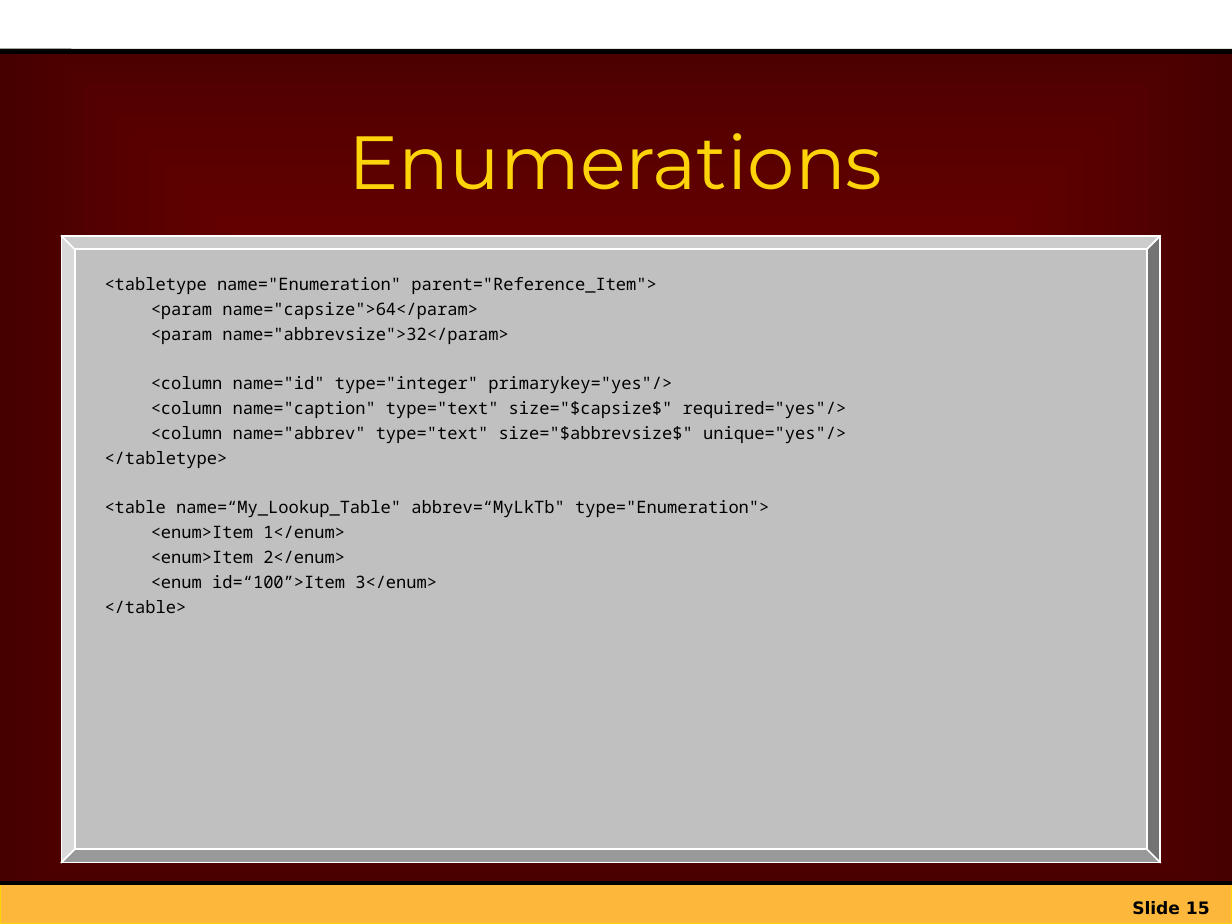
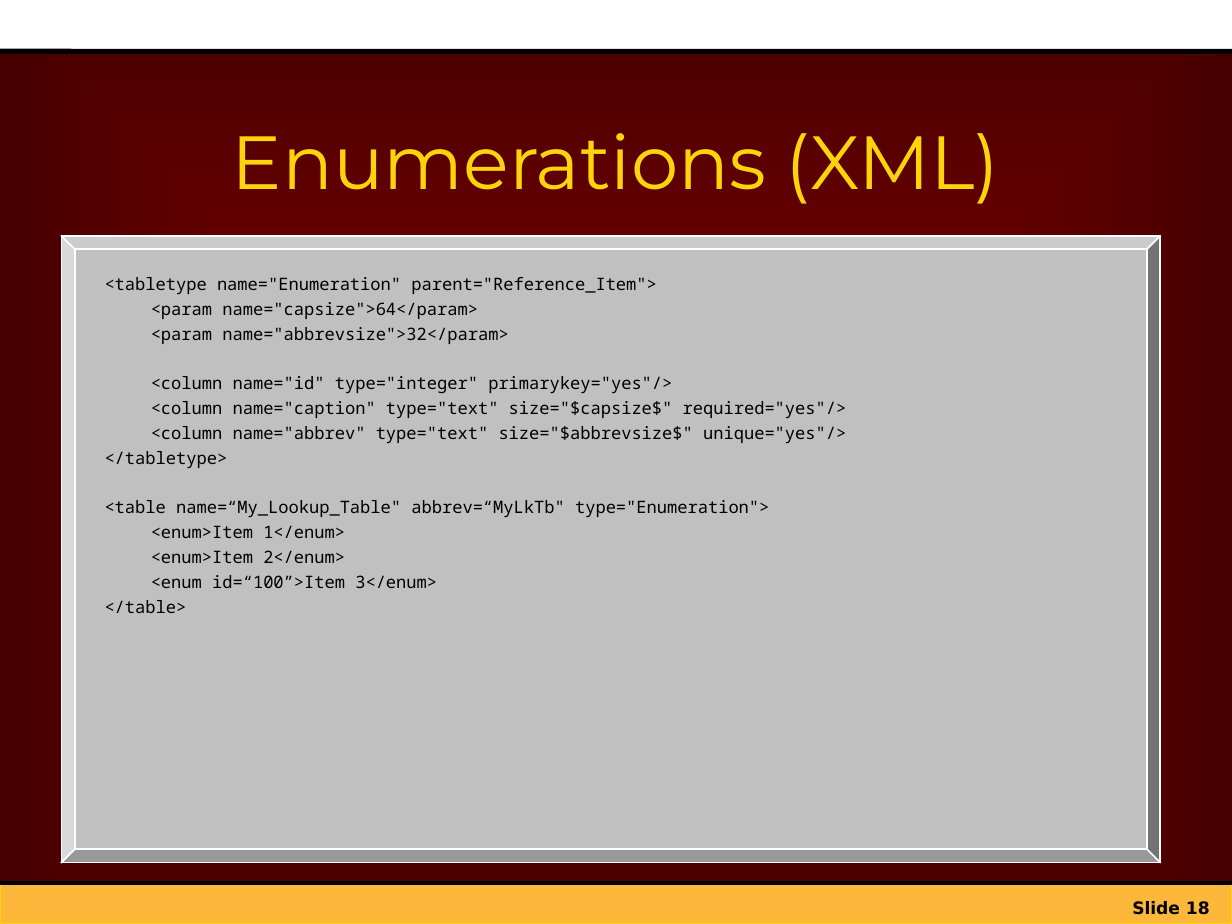
Before and after one commit to netspective/sparx-2001, a slide deck: slide 18 of Framework/web-shared/docs/project/Introduction_to_Sparx_XIF.ppt (slide 15 before the commit). Drawn at 1232x924 pixels with LibreOffice and Linux fonts; fonts in the diff are those of the drawing; background and template pictures are left out. Boxes give left, top, right and bottom in pixels: in the first picture for what was removed or moved away, otherwise in the second. Text is boxed around its words. In the diff, an @@ line names an element or a change of style, - is before the commit and + after.

```diff
--- a/Framework/web-shared/docs/project/Introduction_to_Sparx_XIF.ppt
+++ b/Framework/web-shared/docs/project/Introduction_to_Sparx_XIF.ppt
@@ title at bbox=[232, 133, 999, 204]: text changed @@
-Enumerations
+Enumerations (XML)
@@ page number at bbox=[1132, 901, 1210, 915]: text changed @@
-Slide 15
+Slide 18
```
Also in this commit, not shown: 6 other slides changed, 6 slides added.
